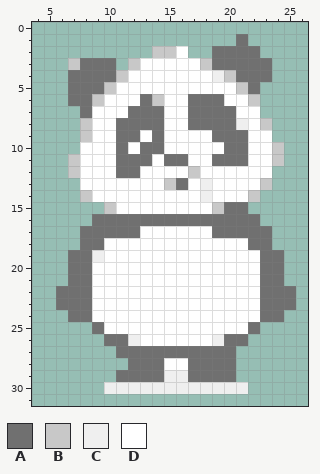
A pixel-art sprite gets an edit: parsed/images/panda.png. The picture above is the old version.
The file is 32x32 pixels. Colours within 5 levels of each other are drawn and written as one. Shown: x 4..26, y 0..31.
Palette (. is transparent): A #707070  B #c8c8c8  C #efefef  D #ffffff
Pixels before, first column x 6:
 1 ...............A....
 2 ........BBD..AAAA...
 3 .BAAA.BDDDDDBAAAAA..
 4 .AAAABDDDDDDDCBAAA..
 5 .AAABDDDDDDDDDDBA...
 6 .AABDDDABDDAAADDB...
 7 ..ADDDAAADDAAAADD...
 8 ..BDDAAAADDAAAACDB..
 9 ..BDDAADADDDDAAADD..
10 ..DDDADAADDDDDAADDB.
11 .BDDDAAADAADDAAADDB.
12 .BDDDAADDDDBDDDDDD..
13 ..DDDDDDDBADCDDDDB..
14 ..BDDDDDDDDDCDDDB...
15 ....BDDDDDDDDBAA....
16 ...AAAAAAAAAAAAAA...
17 ..AAAAADDDDDDAAAAA..
18 ..AADDDDDDDDDDDDAA..
19 .AACDDDDDDDDDDDDDAA.
20 .AADDDDDDDDDDDDDDAA.
21 .AADDDDDDDDDDDDDDAA.
22 AAADDDDDDDDDDDDDDAAA
23 AAADDDDDDDDDDDDDDAAA
24 .AADDDDDDDDDDDDDDAA.
25 ...ADDDDDDDDDDDDA...
26 ....AACDDDDDDCAA....
27 .....AAAAAAAAAA.....
28 ......AAADDAAAA.....
29 .....AAAACCAAAA.....
30 ....CCCCCCCCCCCC....
Now the later version:
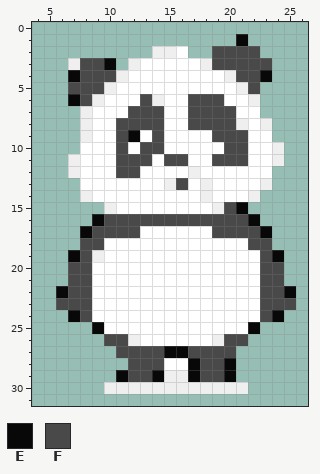
Colours new in this view: E #080808  F #494949
Diff:
Changed rows in their new state; - is an unchanged pixel.
first column x 6:
 1 ---------------E----
 2 --------CC---FFFF---
 3 -CFFE-C-----CFFFFF--
 4 -EFFFC-------DCFFE--
 5 -FFFC----------CF---
 6 -EFC---FC--FFF--C---
 7 --C---FFF--FFFF-----
 8 --C--FFFF--FFFF--C--
 9 --C--FE-F----FFF----
10 -----F-FF-----FF--C-
11 -C---FFF-FF--FFF--C-
12 -C---FF----C--------
13 ---------CF------C--
14 --C-------------C---
15 ----C--------CFE----
16 ---EFFFFFFFFFFFFE---
17 --EFFFF------FFFFE--
18 --FF------------FF--
19 -EF--------------FE-
20 -FF--------------FF-
21 -FF--------------FF-
22 EFF--------------FFE
23 FFF--------------FFF
24 -EF--------------FE-
25 ---E------------E---
26 ----FF--------FF----
27 -----FFFFEEFFFF-----
28 ------FFF--EFFE-----
29 -----EFFE--EFFE-----
Boxes around the changes in both pictures, in picture pixels (x1, y1, x2, y2):
changed: (56, 34, 296, 382)
